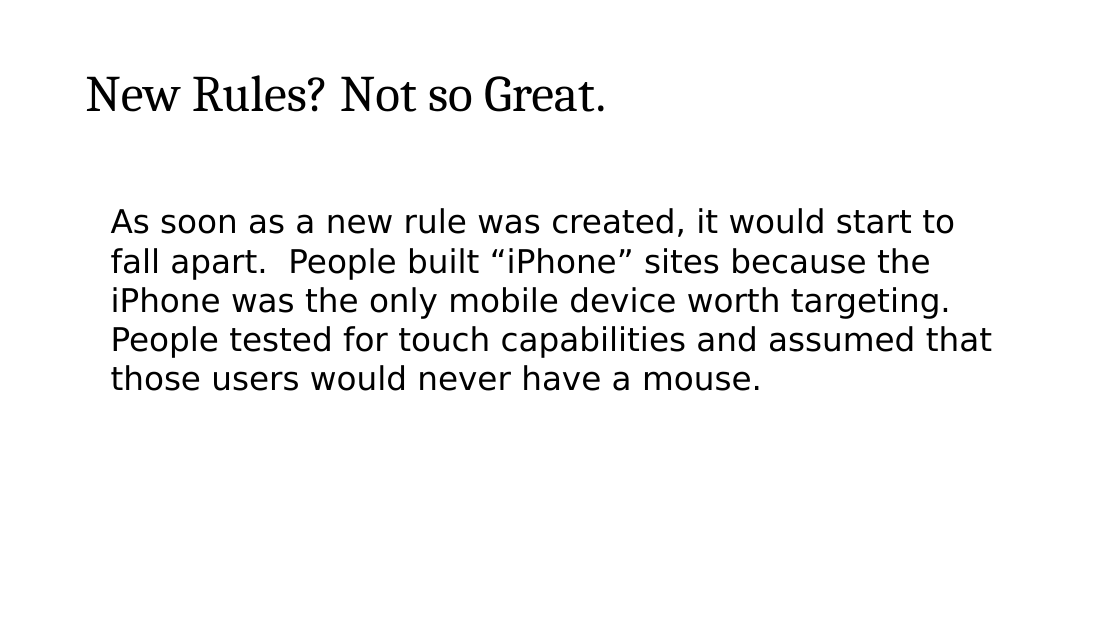
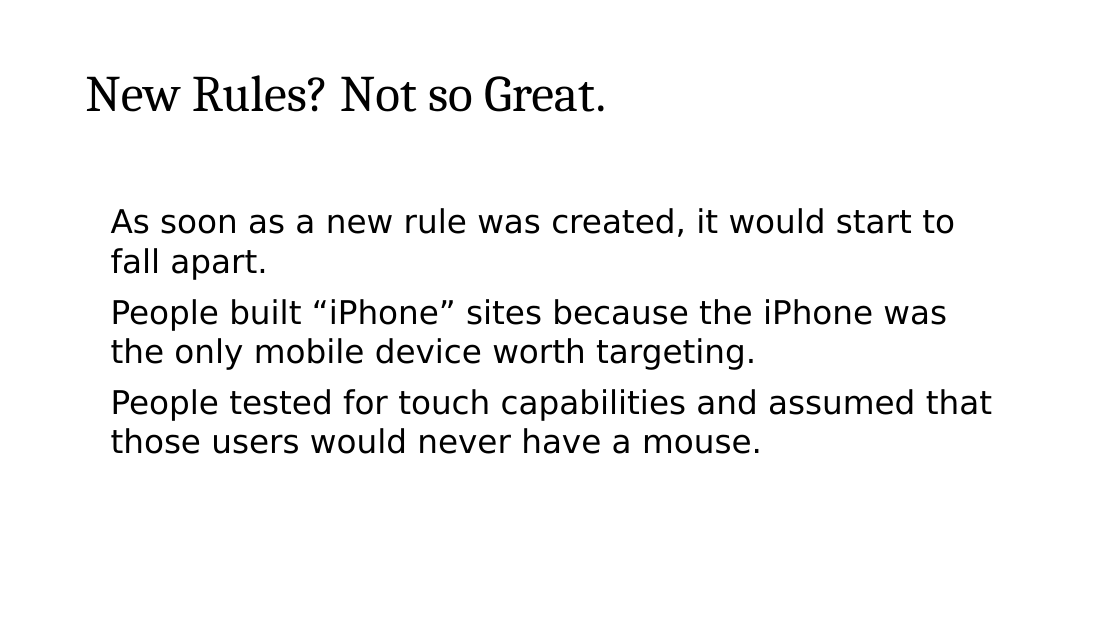
Before and after one commit to roblarsen/rob-larsen-presentations, a slide deck: slide 9 of wild-world-web.pptx. Drawn at 1120x630 pixels with LibreOffice and Linux fonts; fonts in the diff are those of the drawing; background and template pictures are left out. Boxes give left, top, right and bottom in pixels: in the first picture for what was removed or moved away, otherwise in the second. Text is boxed around its words. In the diff, an @@ line names an element or a change of style, - is before the commit and + after.

```diff
--- a/wild-world-web.pptx
+++ b/wild-world-web.pptx
@@ text at bbox=[111, 208, 992, 454]: text changed @@
-As soon as a new rule was created, it would start to fall apart. People built “iPhone” sites because the iPhone was the only mobile device worth targeting. People tested for touch capabilities and assumed that those users would never have a mouse.
+As soon as a new rule was created, it would start to fall apart.
+People built “iPhone” sites because the iPhone was the only mobile device worth targeting.
+People tested for touch capabilities and assumed that those users would never have a mouse.
```
Also in this commit, not shown: 24 other slides changed, 4 slides added, 5 slides removed.
